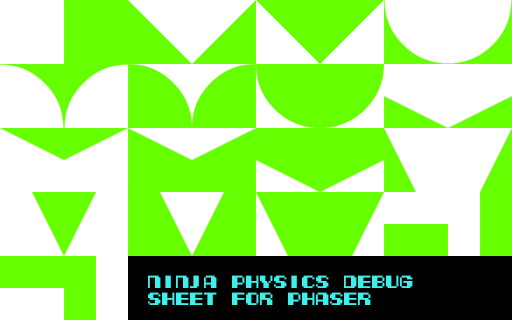
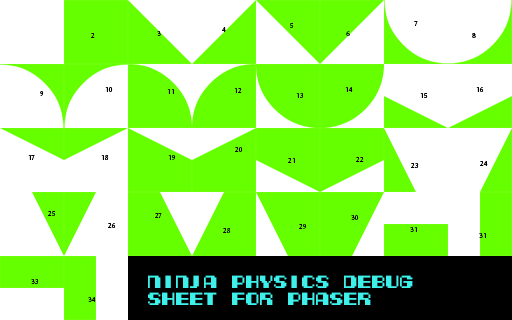
Before/after of a 512x320 layered artwork. What changed in the layer stack:
added group "Group 1" with 33 layers above "Layer 0" over [28, 21, 488, 302]
added layer "34" in group "Group 1" over [88, 297, 96, 302]
added layer "33" in group "Group 1" over [31, 279, 39, 284]
added layer "31" (1st of 2, in "Group 1") in group "Group 1" over [479, 233, 486, 238]
added layer "31" (2nd of 2, in "Group 1") in group "Group 1" over [410, 227, 417, 232]
added layer "30" in group "Group 1" over [351, 215, 359, 220]
added layer "29" in group "Group 1" over [299, 224, 307, 229]
added layer "28" in group "Group 1" over [223, 228, 231, 233]
added layer "27" in group "Group 1" over [155, 213, 162, 218]
added layer "26" in group "Group 1" over [108, 223, 116, 228]
added layer "25" in group "Group 1" over [48, 211, 56, 216]
added layer "24" in group "Group 1" over [480, 161, 488, 166]
added layer "23" in group "Group 1" over [411, 163, 419, 168]
added layer "22" in group "Group 1" over [356, 157, 364, 162]
added layer "21" in group "Group 1" over [288, 158, 295, 163]
added layer "20" in group "Group 1" over [235, 147, 243, 152]
added layer "19" in group "Group 1" over [168, 155, 176, 160]
added layer "18" in group "Group 1" over [101, 155, 109, 160]
added layer "16" in group "Group 1" over [476, 87, 484, 92]
added layer "15" in group "Group 1" over [420, 93, 428, 98]
added layer "14" in group "Group 1" over [345, 87, 353, 92]
added layer "13" in group "Group 1" over [296, 93, 304, 98]
added layer "12" in group "Group 1" over [234, 88, 242, 93]
added layer "10" in group "Group 1" over [105, 87, 113, 92]
…and 10 more changes (10 added)
